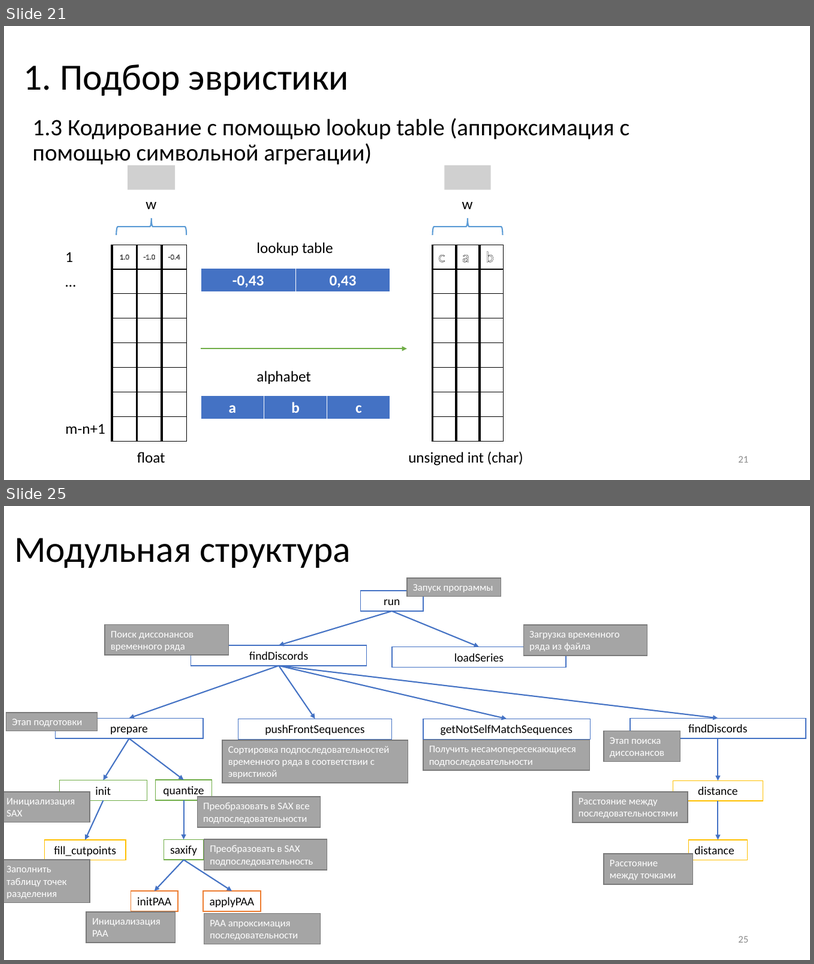
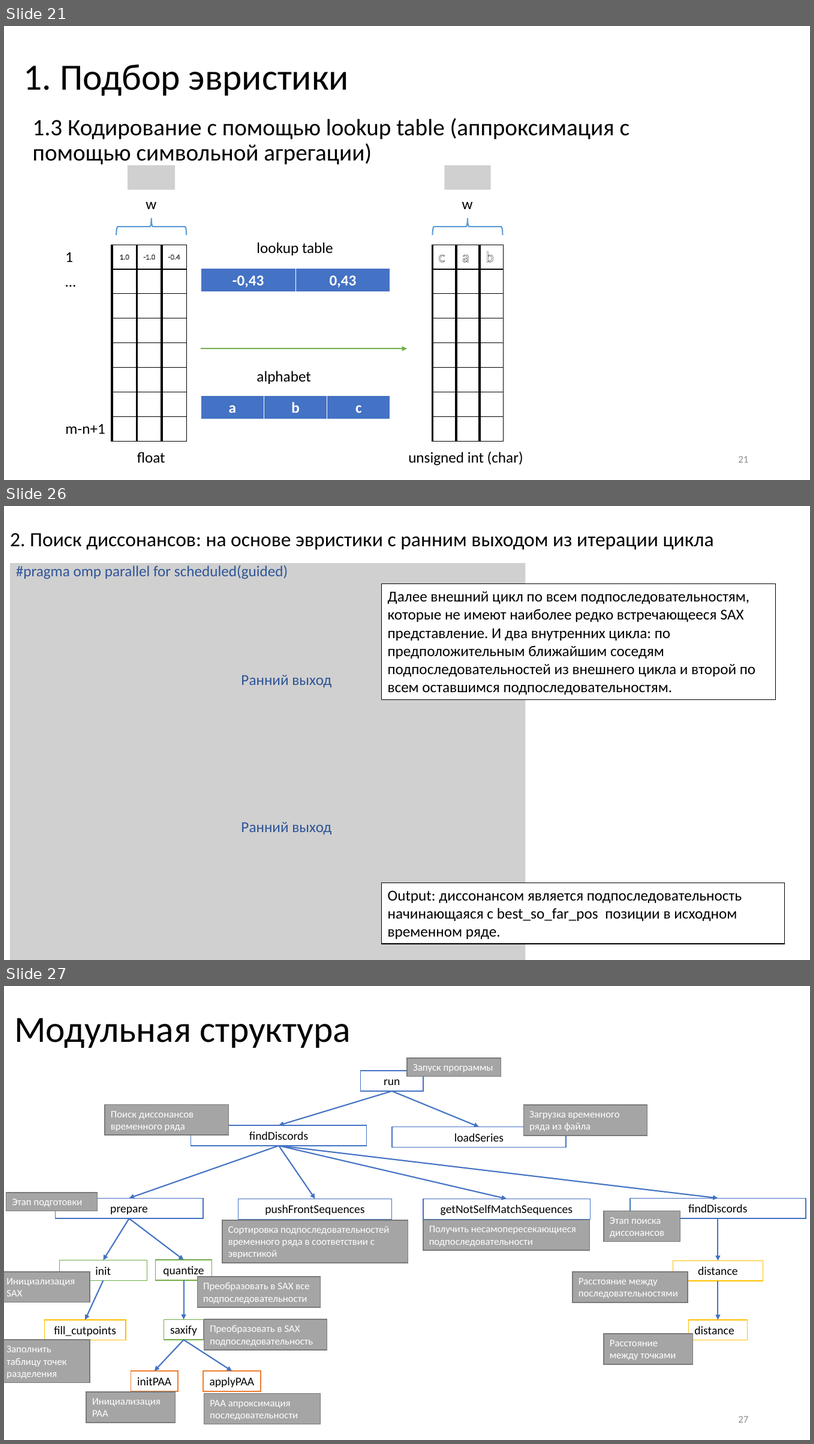
Before and after one commit to AVPGenium/discords_discovery, a slide deck: docs/алгоритм поиска диссонансов.pptx. Shown one above the other, each under a label of ours: slides 21 and 25 before the commit, slides 21, 26 and 27 after it; the slides between them are not shown. The pictures are 814x964 and 814x1444 pixels, drawn with LibreOffice and Linux fonts; fonts in the diff are those of the drawing; grey boxes stand for pictures. Boxes give left, top, right and bottom in pixels: in the first picture for what was removed or moved away, otherwise in the second. Text is boxed around its words. In the diff, an @@ line names an element or a change of style, - is before the commit and + after.

```diff
--- a/docs/алгоритм поиска диссонансов.pptx
+++ b/docs/алгоритм поиска диссонансов.pptx
@@ slide 26 added at (4, 506, 810, 960), background #FFFFFF @@
@@ title added at (10, 533, 714, 550), 24 pt, text #000000 @@
+2. Поиск диссонансов: на основе эвристики с ранним выходом из итерации цикла
@@ picture added at (10, 563, 526, 960) @@
@@ text added at (16, 565, 288, 579), 18 pt, text #2F5597 @@
+#pragma omp parallel for scheduled(guided)
@@ rectangle added at (382, 583, 776, 700), fill #FFFFFF, outline #000000 1 pt, 18 pt, text #000000 @@
+Далее внешний цикл по всем подпоследовательностям, которые не имеют наиболее редко встречающееся SAX представление. И два внутренних цикла: по предположительным ближайшим соседям подпоследовательностей из внешнего цикла и второй по всем оставшимся подпоследовательностям.
@@ text added at (241, 675, 332, 687), 18 pt, text #2F5597 @@
+Ранний выход
@@ text added at (241, 822, 332, 834), 18 pt, text #2F5597 @@
+Ранний выход
@@ rectangle added at (382, 882, 786, 943), fill #FFFFFF, outline #000000 1 pt, 18 pt, text #000000 @@
+Output: диссонансом является подпоследовательность начинающаяся с best_so_far_pos позиции в исходном временном ряде.
@@ page number added at (738, 943, 749, 944), 12 pt, text #8C8C8C @@
+26
@@ what was slide 25 is now slide 27 @@
@@ page number at (738, 1416, 749, 1422): text changed @@
-25
+27
```
Also in this commit, not shown: 8 slides changed, 2 other slides added, 1 slide removed, 5 other files.
